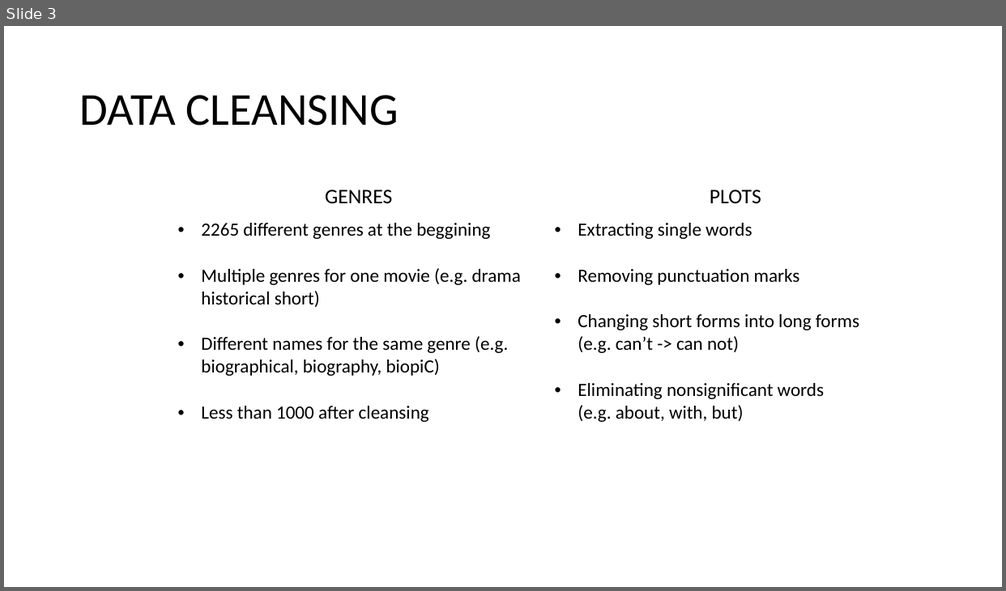
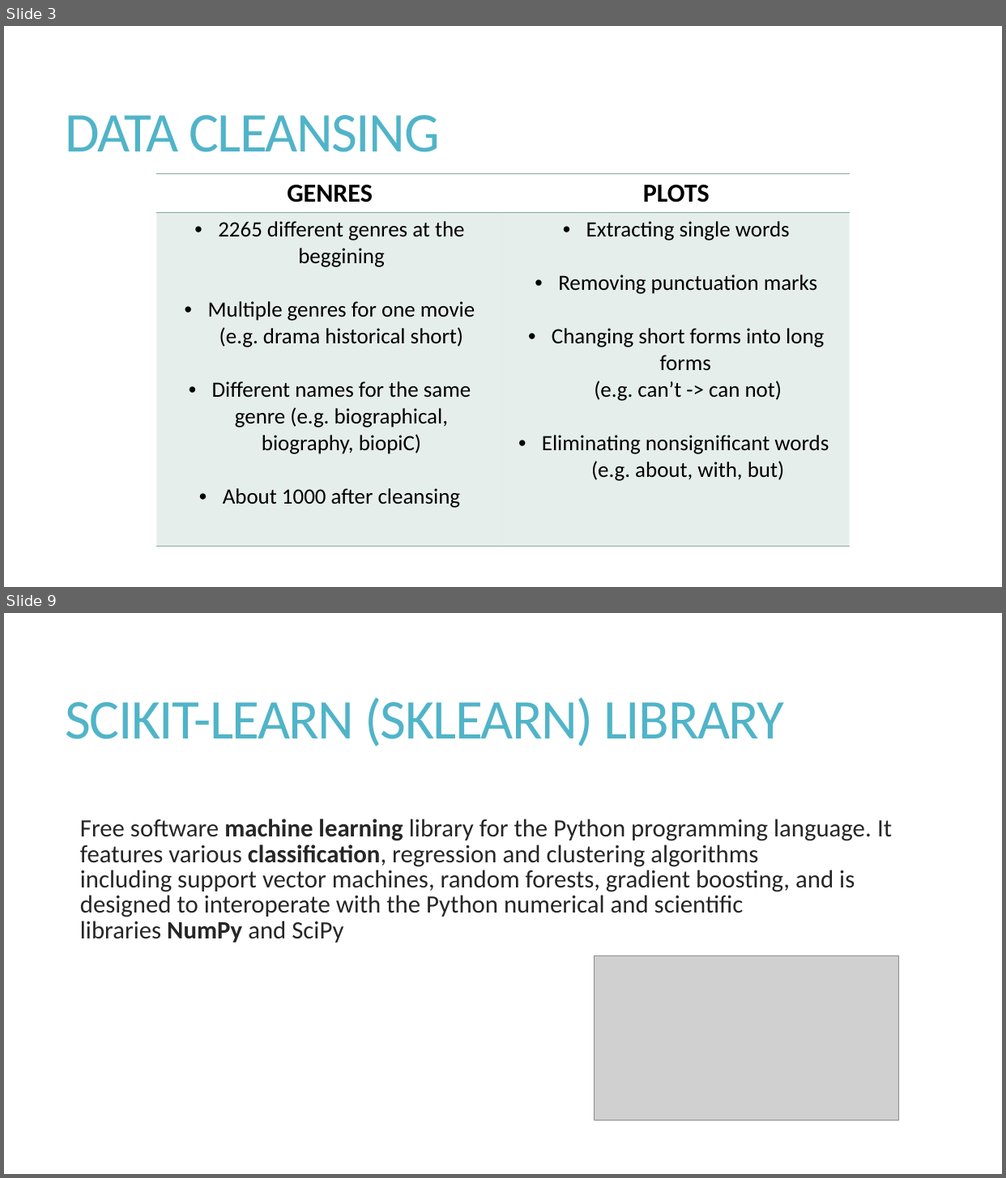
Before and after one commit to bwaszkiewicz/MoviePlots, a slide deck: Documentation/ANG/BIAI_presentation.pptx. Shown one above the other, each under a label of ours: slide 3 before the commit, slides 3 and 9 after it; the slides between them are not shown. The pictures are 1006x591 and 1006x1178 pixels, drawn with LibreOffice and Linux fonts; fonts in the diff are those of the drawing; grey boxes stand for pictures. Boxes give left, top, right and bottom in pixels: in the first picture for what was removed or moved away, otherwise in the second. Text is boxed around its words. In the diff, an @@ line names an element or a change of style, - is before the commit and + after.

```diff
--- a/Documentation/ANG/BIAI_presentation.pptx
+++ b/Documentation/ANG/BIAI_presentation.pptx
@@ slide 9 added at [4, 613, 1002, 1174], background #FFFFFF @@
@@ title added at [66, 697, 784, 747], 54 pt, text #50B4C8 @@
+SCIKIT-LEARN (SKLEARN) LIBRARY
@@ text added at [80, 819, 892, 943], 24 pt, text #262626 @@
+Free software machine learning library for the Python programming language. It features various classification, regression and clustering algorithms including support vector machines, random forests, gradient boosting, and is designed to interoperate with the Python numerical and scientific libraries NumPy and SciPy
@@ picture added at [594, 956, 898, 1121] @@
@@ slide 3 changed as well @@
@@ title "DATA CLEANSING": place and size @@
-title "DATA CLEANSING" at [80, 95, 398, 126]
+title "DATA CLEANSING" at [66, 115, 439, 152]
@@ title "DATA CLEANSING" at [66, 115, 439, 152]: size 44 to 54 pt, text colour #000000 to #50B4C8, letter spacing 0 to -1.2 pt; line spacing 0.9 to 0.85 @@
@@ table at [157, 174, 850, 546] @@
-row 2, column 1: 2265 different genres at the beggining / Multiple genres for one movie (e.g. drama historical short) / Different names for the same genre (e.g. biographical, biography, biopiC) / Less than 1000 after cleansing
+row 2, column 1: 2265 different genres at the beggining / Multiple genres for one movie (e.g. drama historical short) / Different names for the same genre (e.g. biographical, biography, biopiC) / About 1000 after cleansing
@@ fill none to #84AC9D at 20% opacity in row 2 @@
@@ size 20 to 25 pt, bold on in "GENRES", "PLOTS" @@
@@ size 18 to 21 pt in "Extracting single words", "Removing punctuation marks", "Changing short forms into long forms (e.g. ...", "Eliminating nonsignificant words (e.g. about, with, but)" @@
@@ alignment left to centre @@
@@ borders changed @@
@@ table: place and size @@
-table at [170, 179, 923, 535]
+table at [157, 174, 850, 546]
```
Also in this commit, not shown: 2 other slides changed, 6 other slides added, 1 slide removed.
